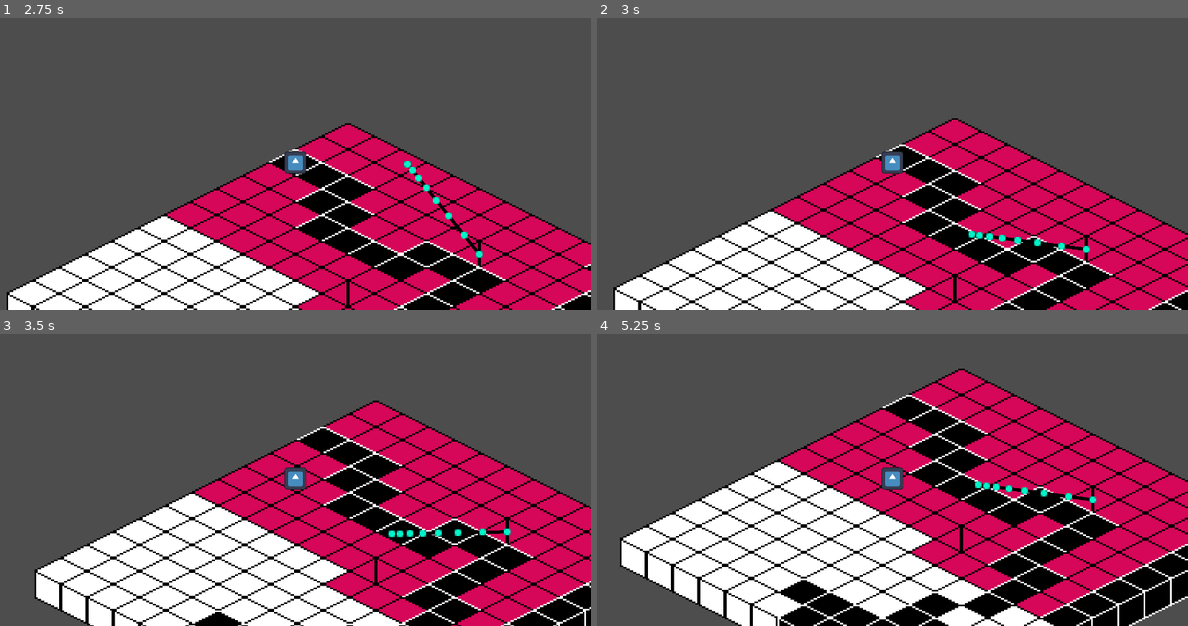
Above: before the commit, frames 1-4 (two rows, left to right).
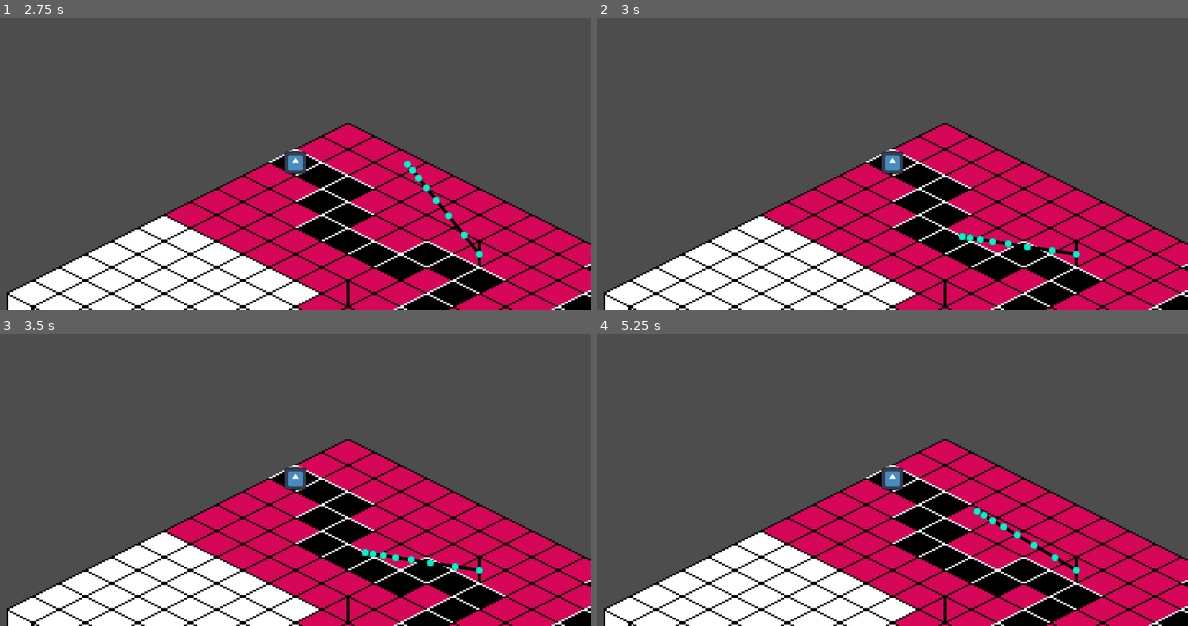
Above: after the commit, the same moments.

Repository: chark-dev/EcoSystem
Game: Godot game, scene res://Stages/test/main.tscn
Same seed, same stepped clock (60 frames per second), same inputs: the game is played once before the commit and once after it. The engine's default icon, where the game draws it, is replaced by a stand-in: a white triangle on a blue panel in a dark square.
Inputs (mouse positions are in pixels of both pictures, inside the frame that each line leads up to):
- Up to frame 1 (2.75 s): tap Enter at 0.5 s; move the mouse to (425, 146) at 0.52 s; hold Right (ui_right) 0.53-1.28 s; click (425, 146) at 0.67 s; move the mouse to (177, 178) at 1.27 s; hold Down (ui_down) 1.28-2.03 s; tap Space at 2 s; move the mouse to (354, 96) at 2.02 s; hold Right (ui_right) from 2.03 s (still down)
- Up to frame 2 (3 s): tap Enter at 2.75 s; move the mouse to (862, 222) at 2.77 s; release Right (ui_right) at 2.78 s; hold Up (ui_up) from 2.78 s (still down); click (862, 222) at 2.92 s
- Up to frame 3 (3.5 s): keep holding Up (ui_up)
- Up to frame 4 (5.25 s): move the mouse to (1069, 523) at 3.52 s; release Up (ui_up) at 3.53 s; hold Left (ui_left) 3.53-5.03 s; tap Space at 4.25 s; move the mouse to (715, 433) at 4.27 s; tap Enter at 5 s; move the mouse to (922, 477) at 5.02 s; hold Down (ui_down) from 5.03 s (still down); click (922, 477) at 5.17 s

Frame 1 is identical in both runs. In frame 2, 11% of the frame differs, in the area x 1-100%, y 34-100%; in frame 3, 32%; in frame 4, 48%, in the area x 1-100%, y 11-100%.
Error before the commit: Invalid call. Nonexistent function 'process_physics' in base 'Nil'. (res://Common/FSM/StateMachine/StateMachine.gd:26)
Error after the commit: Cannot call method 'local_to_map' on a null value. (res://Common/player/player.gd:20)

Commit message:
Add map + food Generator

Diff:
--- a/ecosystem/Common/Generation/MapGenerator/MapGenerator.gd
+++ b/ecosystem/Common/Generation/MapGenerator/MapGenerator.gd
@@ -1,22 +1,74 @@
-extends Node2D
+extends TileMapLayer
 class_name MapGenerator
 
-@export var tilemap : TileMapLayer
-var cellScale = 4
-#Isometric Coordinates
-var cellSizeX : int = 32
-var cellSizeY : int = 16
+@onready var target_origin = get_parent().get_child(2)
+var moisture = FastNoiseLite.new()
+var temperature = FastNoiseLite.new()
+var altitude = FastNoiseLite.new()
 
-var mapWidth : int
-var mapHeight : int
-var gridWidth : int
-var gridHeight : int
+@export var width = 32
+@export var height = 32
 
-var map : Array
+@onready var food_scene = preload("res://Entities/Food/Food.tscn")
+@onready var smell_scene = preload("res://Entities/Smell/Smell.tscn")
 
-func _ready():
-	mapWidth = 10 * 360
-	mapHeight = 10 * 180
 
-	gridWidth = mapWidth / cellScale
-	gridHeight = mapHeight / cellScale
+func _ready() -> void:
+	moisture.seed = randi()
+	temperature.seed = randi()
+	altitude.seed = randi()
+	generate_chunk(target_origin.position)
+	queue_redraw()
+
+
+
+func _process(delta: float) -> void:
+	queue_redraw()
+
+
+func generate_chunk(target_origin):
+	var tile_pos = local_to_map(target_origin)
+	for x in range(width):
+		for y in range(height):
+			var moist = moisture.get_noise_2d(tile_pos.x - width/2 + x, tile_pos.y - height/2 + y)*10
+			var temp = temperature.get_noise_2d(tile_pos.x - width/2 + x, tile_pos.y - height/2 + y)*10
+			var alt = altitude.get_noise_2d(tile_pos.x - width/2 + x, tile_pos.y - height/2 + y)*10
+
+			#set_cell(Vector2i(tile_pos.x - width/2 + x, tile_pos.y - height/2 + y), 0, Vector2i(1,0))
+
+
+#			USING THE NOISE VALUES TO GET TILES
+#			SETTING UP TILESET IN A 2D GRAPH CORRESPONDING TO THESE VALUES GIVES US
+			set_cell(Vector2i(tile_pos.x - width/2 + x, tile_pos.y - height/2 + y), 0, Vector2(round(moist+10)/5,0))
+
+			if alt < 1:
+				set_cell(Vector2i(tile_pos.x - width/2 + x, tile_pos.y - height/2 + y), 0, Vector2(0,0))
+			else:
+				set_cell(Vector2i(tile_pos.x - width/2 + x, tile_pos.y - height/2 + y), 0, Vector2(round(moist+10)/5,0))
+				spawn_food(Vector2i(tile_pos.x - width/2 + x, tile_pos.y - height/2 + y))
+
+
+func spawn_food(tile_pos : Vector2i):
+	if randf() < 0.01:
+		var food = food_scene.instantiate()
+		food.position = map_to_local(tile_pos)
+		add_child(food)
+		add_smell(tile_pos)
+
+func add_smell(center: Vector2i):
+	var offsets = [  # center
+	Vector2i( 1,  1),  # top-right
+	Vector2i(-1,  1),  # top-left
+	Vector2i( 1, -1),  # bottom-right
+	Vector2i(-1, -1),  # bottom-left
+	Vector2i(-1,  0),  # left
+	Vector2i( 0, -1),  # down
+	Vector2i( 0,  1),  # up
+	Vector2i( 1,  0),  # right
+	]
+
+	for offset in offsets:
+		var pos = center + offset
+		var smell = smell_scene.instantiate()
+		smell.position = map_to_local(pos)
+		add_child(smell)
--- a/ecosystem/Common/player/player.gd
+++ b/ecosystem/Common/player/player.gd
@@ -10,16 +10,17 @@
 
 @onready var state_machine : StateMachine = $StateMachine
 
-@onready var layer0: TileMapLayer = $"../Layer0"
-@onready var layer1: TileMapLayer = $"../Layer1"
+@export var layer0: TileMapLayer
+@export var layer1: TileMapLayer
 
 
 func _ready() -> void:
+
 	# Snap initial position to tile center
 	var current_tile = layer0.local_to_map(global_position)
 	global_position = layer0.map_to_local(current_tile)
 
-	state_machine.init(self)
+	#state_machine.init(self)
 	print("Player initial position (snapped to center): ", global_position)
 
 func _unhandled_input(event: InputEvent) -> void:
@@ -55,7 +56,7 @@
 
 
 func _physics_process(delta: float) -> void:
-	state_machine.process_physics(delta)
+	#state_machine.process_physics(delta)
 
 
 	if not is_moving or path.is_empty():
--- a/ecosystem/Common/player/player.tscn
+++ b/ecosystem/Common/player/player.tscn
@@ -1,9 +1,8 @@
-[gd_scene load_steps=6 format=3 uid="uid://e2timugao8yh"]
+[gd_scene load_steps=5 format=3 uid="uid://e2timugao8yh"]
 
 [ext_resource type="Script" uid="uid://cqrawp1whp758" path="res://Common/player/player.gd" id="1_4vru1"]
 [ext_resource type="Texture2D" uid="uid://b3umgk8q4cdkh" path="res://icon.svg" id="2_dlcy6"]
 [ext_resource type="Script" uid="uid://dyncevs5v40co" path="res://Common/isometric_character_controller/isometric_character_controller.gd" id="3_w538m"]
-[ext_resource type="Script" uid="uid://t1u03opvyfvy" path="res://Common/FSM/StateMachine/StateMachine.gd" id="4_6l2p1"]
 
 [sub_resource type="CircleShape2D" id="CircleShape2D_w538m"]
 
@@ -23,7 +22,3 @@
 metadata/_custom_type_script = "uid://dyncevs5v40co"
 
 [node name="Camera2D" type="Camera2D" parent="."]
-
-[node name="StateMachine" type="Node" parent="."]
-script = ExtResource("4_6l2p1")
-metadata/_custom_type_script = "uid://t1u03opvyfvy"
--- /dev/null
+++ b/ecosystem/Entities/Food/Food.gd
@@ -0,0 +1,4 @@
+extends Sprite2D
+class_name Food
+
+var tilemap : TileMapLayer
--- /dev/null
+++ b/ecosystem/Entities/Food/Food.tscn
@@ -0,0 +1,8 @@
+[gd_scene load_steps=3 format=3 uid="uid://cjhy38ww6u74w"]
+
+[ext_resource type="Script" uid="uid://djsmo81uthh04" path="res://Entities/Food/Food.gd" id="1_fcvtj"]
+[ext_resource type="Texture2D" uid="uid://va5pipkwnwsc" path="res://joint.png" id="1_shxlr"]
+
+[node name="Food" type="Sprite2D"]
+texture = ExtResource("1_shxlr")
+script = ExtResource("1_fcvtj")
--- /dev/null
+++ b/ecosystem/Entities/Smell/Smell.tscn
@@ -0,0 +1,7 @@
+[gd_scene load_steps=2 format=3 uid="uid://cfg8x1b81d5fv"]
+
+[ext_resource type="Texture2D" uid="uid://va5pipkwnwsc" path="res://joint.png" id="1_bfmwm"]
+
+[node name="Smell" type="Sprite2D"]
+modulate = Color(1, 0, 0.611765, 1)
+texture = ExtResource("1_bfmwm")
--- a/ecosystem/Stages/procedural_test/procedural_test.tscn
+++ b/ecosystem/Stages/procedural_test/procedural_test.tscn
@@ -1,11 +1,18 @@
-[gd_scene load_steps=3 format=3 uid="uid://xec41wru57i0"]
+[gd_scene load_steps=4 format=3 uid="uid://xec41wru57i0"]
 
 [ext_resource type="Script" uid="uid://4uboksgefeae" path="res://Common/Generation/MapGenerator/MapGenerator.gd" id="1_c2ij3"]
 [ext_resource type="TileSet" uid="uid://dexlrlyjvv6ha" path="res://Stages/tilesets/example_tileset.tres" id="1_vnikk"]
+[ext_resource type="PackedScene" uid="uid://e2timugao8yh" path="res://Common/player/player.tscn" id="3_5gf2w"]
 
-[node name="ProceduralTest" type="Node2D" node_paths=PackedStringArray("tilemap")]
-script = ExtResource("1_c2ij3")
-tilemap = NodePath("TileMapLayer")
+[node name="ProceduralTest" type="Node2D"]
 
 [node name="TileMapLayer" type="TileMapLayer" parent="."]
 tile_set = ExtResource("1_vnikk")
+script = ExtResource("1_c2ij3")
+
+[node name="TileMapLayer2" type="TileMapLayer" parent="."]
+tile_set = ExtResource("1_vnikk")
+
+[node name="Player" parent="." node_paths=PackedStringArray("layer0", "layer1") instance=ExtResource("3_5gf2w")]
+layer0 = NodePath("../TileMapLayer")
+layer1 = NodePath("../TileMapLayer2")
Not shown, added: ecosystem/Entities/Food/Food.gd.uid
